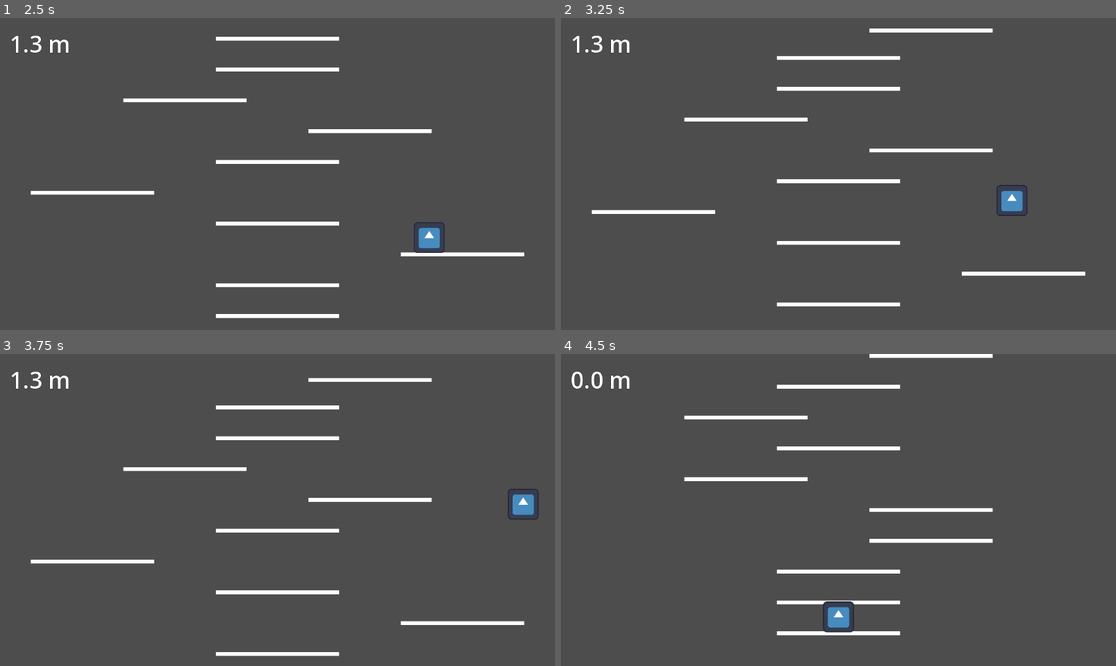
Above: before the commit, frames 1-4 (two rows, left to right).
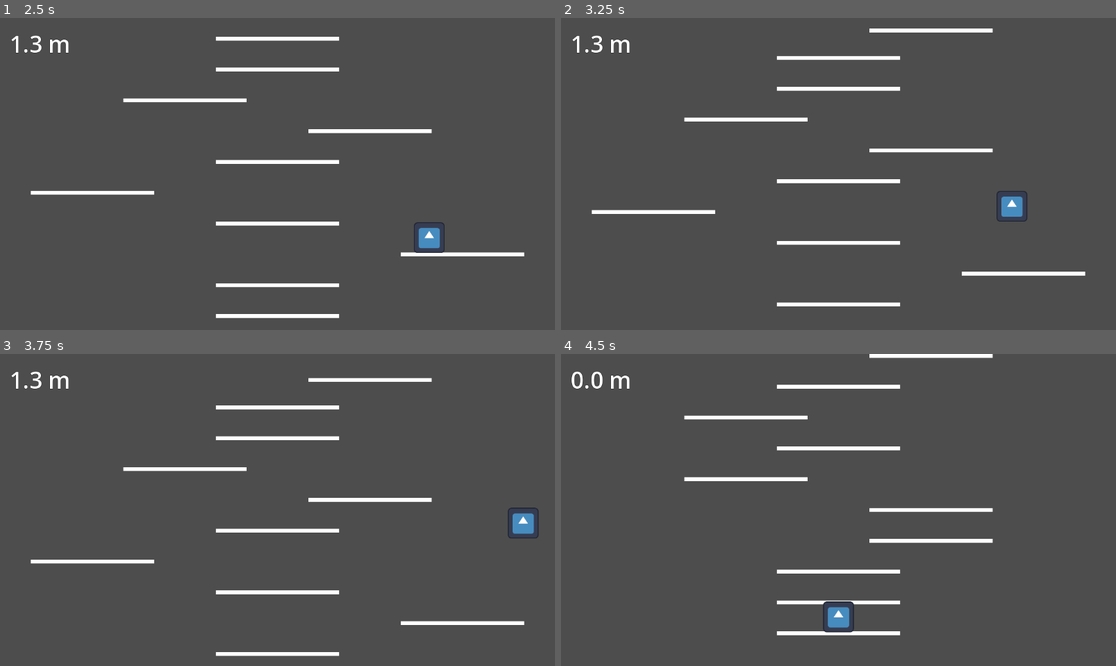
Above: after the commit, the same moments.

Repository: ryoadi/godot-jumper-demo
Game: Godot game, scene res://scenes/main.tscn
Two runs of this game, one before a commit and one after it. Both use one fixed random seed, a clock stepped at 60 frames per second and the inputs below. The engine's default icon, where the game draws it, is replaced by a stand-in: a white triangle on a blue panel in a dark square.
Inputs:
- Up to frame 1 (2.5 s): tap Enter at 0.5 s; hold D (move_right) 0.53-2.03 s; tap Space (jump) at 0.77, 1.52 s; hold A (move_left) from 2.03 s (still down)
- Up to frame 2 (3.25 s): release A (move_left) at 2.78 s; hold D (move_right) from 2.78 s (still down); tap Space (jump) at 3.02 s
- Up to frame 3 (3.75 s): keep holding D (move_right)
- Up to frame 4 (4.5 s): tap Space (jump) at 3.77 s; release D (move_right) at 4.25 s; click "RESTART" at 4.25 s

Frame 1 is identical in both runs. In frame 2, 0.3% of the frame differs, in the area x 78-84%, y 53-66%; in frame 3, 0.6%, in the area x 91-97%, y 43-60%; in frame 4, less than 0.1%.

Commit message:
refactor platform tracker
Signed-off-by: ryoadi <haryo.webapp@gmail.com>

Diff:
--- a/scenes/main.tscn
+++ b/scenes/main.tscn
@@ -37,18 +37,20 @@
 	set(value):
 		_height = value
 		$GameUI/ScoreLabel.text = \"%.1f m\" % (_height / 100.0)
+		if _height > 0:
+			$PlatformManager.is_moving = true
 
 
 func _ready() -> void:
 	$PlayerManager.init($Player)
 	_state = GameState.Play
 
-
-func _on_player_manager_current_platform_changed(distance: float) -> void:
-	_height += distance
-	if _height:
-		$PlatformManager.is_moving = true
-
+func _on_player_landed() -> void:
+	var collission: KinematicCollision2D = $Player.get_last_slide_collision()
+	if collission:
+		_height += $PlatformManager.update_current_platform(
+			collission.get_collider()
+			)
 
 
 func _on_player_manager_player_fell_off() -> void:
@@ -121,11 +123,6 @@
 		_player.move(Vector2.RIGHT)
 	if event.is_action_released(\"move_right\"):
 		_player.move_stop(Vector2.RIGHT)
-
-func _on_player_landed() -> void:
-	var collission: KinematicCollision2D = _player.get_last_slide_collision()
-	if collission:
-		_current_platform = collission.get_collider()
 "
 
 [node name="GameManager" type="Node"]
@@ -136,8 +133,6 @@
 
 [node name="PlayerManager" type="Node" parent="."]
 script = SubResource("GDScript_sugp2")
-
-[node name="Platforms" type="Node" parent="."]
 
 [node name="Player" parent="." instance=ExtResource("4_jyhfs")]
 position = Vector2(576, 520)
@@ -192,6 +187,6 @@
 
 [connection signal="current_platform_changed" from="PlayerManager" to="." method="_on_player_manager_current_platform_changed"]
 [connection signal="player_fell_off" from="PlayerManager" to="." method="_on_player_manager_player_fell_off"]
-[connection signal="landed" from="Player" to="PlayerManager" method="_on_player_landed"]
+[connection signal="landed" from="Player" to="." method="_on_player_landed"]
 [connection signal="screen_exited" from="Player/VisibleOnScreenNotifier2D" to="PlayerManager" method="_on_player_screen_notifier_exited"]
 [connection signal="button_up" from="GameOverUI/VBoxContainer/RestartButton" to="." method="_on_restart_button_button_up"]
--- a/scenes/platform_manager.tscn
+++ b/scenes/platform_manager.tscn
@@ -29,10 +29,29 @@
 @onready var _speed: float = _initial_speed:
 	set(value):
 		_speed = value
-		get_tree().call_group('platforms', 'set_constant_linear_velocity', _speed)
+		get_tree().call_group('platforms', 'set_constant_linear_velocity', Vector2.DOWN * _speed)
 
 # first platform
 var _first_platform: StaticBody2D
+
+# Patform where to player stand.
+var _current_platform: StaticBody2D:
+	set(new_platform):
+		var distance: float = 0
+		if new_platform == _current_platform:
+			return
+
+		if _current_platform != null:
+			distance = max(
+				0,
+				_current_platform.global_position.y - new_platform.global_position.y,
+			)
+
+		_current_platform = new_platform
+		_last_platform_distance = distance
+
+# distance calculation of last platform.
+var _last_platform_distance: float = 0
 
 ## Prepare platforms to start a game.
 func reset() -> void:
@@ -52,6 +71,9 @@
 		_spawn_platform(Vector2($Lanes.next_lane.x, platform_gap))
 		platform_gap -= _platform_gap
 
+func update_current_platform(platform: StaticBody2D) -> float:
+	_current_platform = platform
+	return _last_platform_distance
 
 # spawn single platform.
 # default to randomly marked x position, top screen
